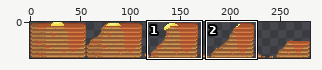
A sprite sheet gets an edit: StarPounds/objects/starpounds/hugefoods/hugepancakes/pancakes.png. The first picture is a wide view before the edit; the outline marks the close-up.
Close-up. Before the commit:
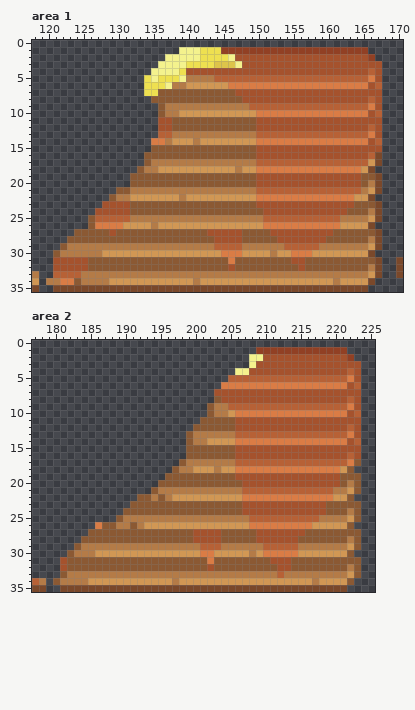
The file is 280x36 pixels. Shown: area 1: x 118..170, y 0..35; area 2: x 177..225, y 0..35. The commit also changed other parts of the picture, which this record leaves out.
Now the later version:
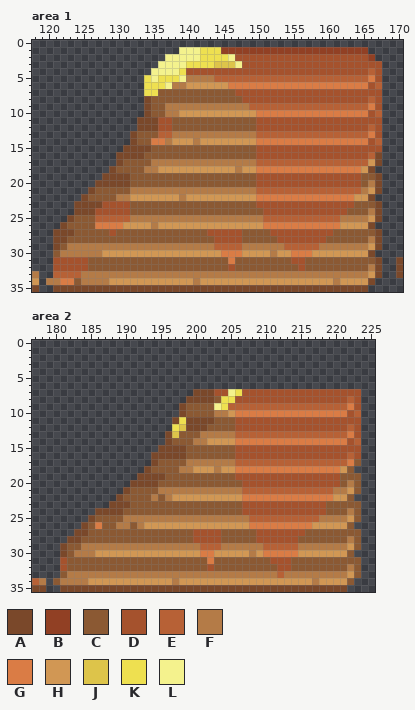
Palette (. is transparent): A #7a482a  B #914024  C #8b5933  D #a5522d  E #b76136  F #b47b47  G #da7c45  H #d19754  J #ddc44a  K #eee050  L #f4f28d
Edits made:
--- area 1
@@ x 119..137 @@
  7 ...............KKCC
- 8 ................CCC
- 9 .................CF
-10 .................CF
-11 .................DD
-12 .................DD
-13 .................EE
-14 ................GGF
-15 ................CCC
-16 ...............CCCC
-17 ...............CFFF
-18 ..............CFFHH
-19 .............CCCCCC
-20 .............CCCCCC
-21 ...........CCFFFFFF
-22 ..........CFFHHHHHH
-23 .........DDDDCCCCCC
-24 ........DDDDDCCCCCC
-25 .......CEEEEEFFFFFF
-26 .......CGGGGHHHHFHH
-27 .....CCCCCDCCCCCCCC
-28 ....CCCCCCCCCCCCCCC
-29 ...CFFFFFFFFFFFFFFF
+ 8 ...............ACCC
+ 9 ...............ACCF
+10 ...............ACCF
+11 ..............AAADD
+12 ..............AAADD
+13 .............ACCCEE
+14 .............ACCGGF
+15 ............AAAACCC
+16 ...........AAAACCCC
+17 ...........ACCCCFFF
+18 ..........ACCCCFFHH
+19 .........AAAACCCCCC
+20 ........AAAAACCCCCC
+21 .......ACCCCCFFFFFF
+22 ......ACCCCFFHHHHHH
+23 .....AAAADDDDCCCCCC
+24 .....AAADDDDDCCCCCC
+25 ....ACCCEEEEEFFFFFF
+26 ...ACCCCGGGGHHHHFHH
+27 ..AAACCCCCDCCCCCCCC
+28 ..AACCCCCCCCCCCCCCC
+29 ..ACFFFFFFFFFFFFFFF
 30 ..CFFFFFFHHHHHHHHHH
--- area 2
@@ x 177..225 @@
  0 .................................................
- 1 ................................BBBBBBBBBBBBB....
- 2 ...............................LLDDDDDDDDDDDDB...
- 3 ...............................LDDDDDDDDDDDDDDD..
- 4 .............................LLDDDDDDDDDDDDDDED..
- 5 ............................EEEEEEEEEEEEEEEEEGD..
- 6 ...........................GGGGGGGGGGGGGGGGGGDE..
- 7 ..........................DDDDDDDDDDDDDDDDDDDDD..
- 8 ..........................CDDDDDDDDDDDDDDDDDDED..
- 9 .........................CFFEEEEEEEEEEEEEEEEEGD..
-10 .........................CFFHGGGGGGGGGGGGGGGGDE..
-11 ........................CCCCCDDDDDDDDDDDDDDDDDD..
-12 .......................CCCCCCDDDDDDDDDDDDDDDDED..
-13 ......................CFFFFFFEEEEEEEEEEEEEEEEGD..
-14 ......................CFFHHHHGGGGGGGGGGGGGGGGDE..
-15 ......................CCCCCCCDDDDDDDDDDDDDDDDDD..
-16 ......................CCCCCCCDDDDDDDDDDDDDDDDED..
-17 .....................CFFFFFFFEEEEEEEEEEEEEEEEGC..
-18 ....................CFFHHHFHHGGGGGGGGGGGGGGGHC...
-19 ...................CCCCCCCCCCDDDDDDDDDDDDDDDCCC..
-20 ..................CCCCCCCCCCCCDDDDDDDDDDDDDDCFC..
-21 .................CFFFFFFFFFFFFEEEEEEEEEEEEEFFHC..
-22 ...............CCFCFHHHHHHHHHHGGGGGGGGGGGGGHHC...
-23 ..............CCCCCCCCCCCCCCCCDDDDDDDDDDDDCCCCC..
-24 .............CCCCCCCCCCCCCCCCCDDDDDDDDDDDDCCCFC..
-25 ............CFFFFFFFFFFFFFFFFFFEEEEEEEEEEFFFFHC..
-26 .........GCCFFCFHHHHHHHHHHHHHHHGGGGGGGGGHHHHHC...
-27 ........CCCCCCCCCCCCCCCDDDDCCCCCDDDDDDDCCCCCCCC..
-28 .......CCCCCCCCCCCCCCCCDDDDCCCCCDDDDDDCCCCCCCFC..
-29 ......CFFFFFFFFFFFFFFFFFEEEFFFFFFEEEEEFFFFFFFHC..
-30 .....CFFFHHHHHHHHHHHHHHHGGHHHHHFHGGGGGHHHHHHHC...
+ 1 .................................................
+ 2 .................................................
+ 3 .................................................
+ 4 .................................................
+ 5 .................................................
+ 6 .................................................
+ 7 .......................AAADDLKDDDDDDDDDDDDDDDDD..
+ 8 ......................AAAACKKDDDDDDDDDDDDDDDDED..
+ 9 .....................ACCCCLKEEEEEEEEEEEEEEEEEGD..
+10 .....................ACCCCFFHGGGGGGGGGGGGGGGGDE..
+11 ....................AKAAAACCCDDDDDDDDDDDDDDDDDD..
+12 ....................KJAAACCCCDDDDDDDDDDDDDDDDED..
+13 ...................AJCCCFFFFFEEEEEEEEEEEEEEEEGD..
+14 ...................ACCCFFHHHHGGGGGGGGGGGGGGGGDE..
+15 ..................AAAACCCCCCCDDDDDDDDDDDDDDDDDD..
+16 .................AAAAACCCCCCCDDDDDDDDDDDDDDDDED..
+17 .................ACCCCFFFFFFFEEEEEEEEEEEEEEEEGC..
+18 ................ACCCCFFHHHFHHGGGGGGGGGGGGGGGHC...
+19 ...............AAAACCCCCCCCCCDDDDDDDDDDDDDDDCCC..
+20 ..............AAAACCCCCCCCCCCCDDDDDDDDDDDDDDCFC..
+21 .............ACCCCFFFFFFFFFFFFEEEEEEEEEEEEEFFHC..
+22 ............ACCCCFCFHHHHHHHHHHGGGGGGGGGGGGGHHC...
+23 ...........AAACCCCCCCCCCCCCCCCDDDDDDDDDDDDCCCCC..
+24 .........AAAACCCCCCCCCCCCCCCCCDDDDDDDDDDDDCCCFC..
+25 ........ACCCCFFFFFFFFFFFFFFFFFFEEEEEEEEEEFFFFHC..
+26 .......ACGCCFFCFHHHHHHHHHHHHHHHGGGGGGGGGHHHHHC...
+27 ......AACCCCCCCCCCCCCCCDDDDCCCCCDDDDDDDCCCCCCCC..
+28 .....AACCCCCCCCCCCCCCCCDDDDCCCCCDDDDDDCCCCCCCFC..
+29 ....ACCFFFFFFFFFFFFFFFFFEEEFFFFFFEEEEEFFFFFFFHC..
+30 ....ACFFFHHHHHHHHHHHHHHHGGHHHHHFHGGGGGHHHHHHHC...
 31 ....DCCCCCCCCCCCCCCCCCCCCGCCCCCCCCDDDCCCCCCCCCC..
Pixel boxes of the changes (left, top, right, bottom) in both close-ups:
added: (53, 96, 158, 250)
changed: (60, 347, 361, 557)
